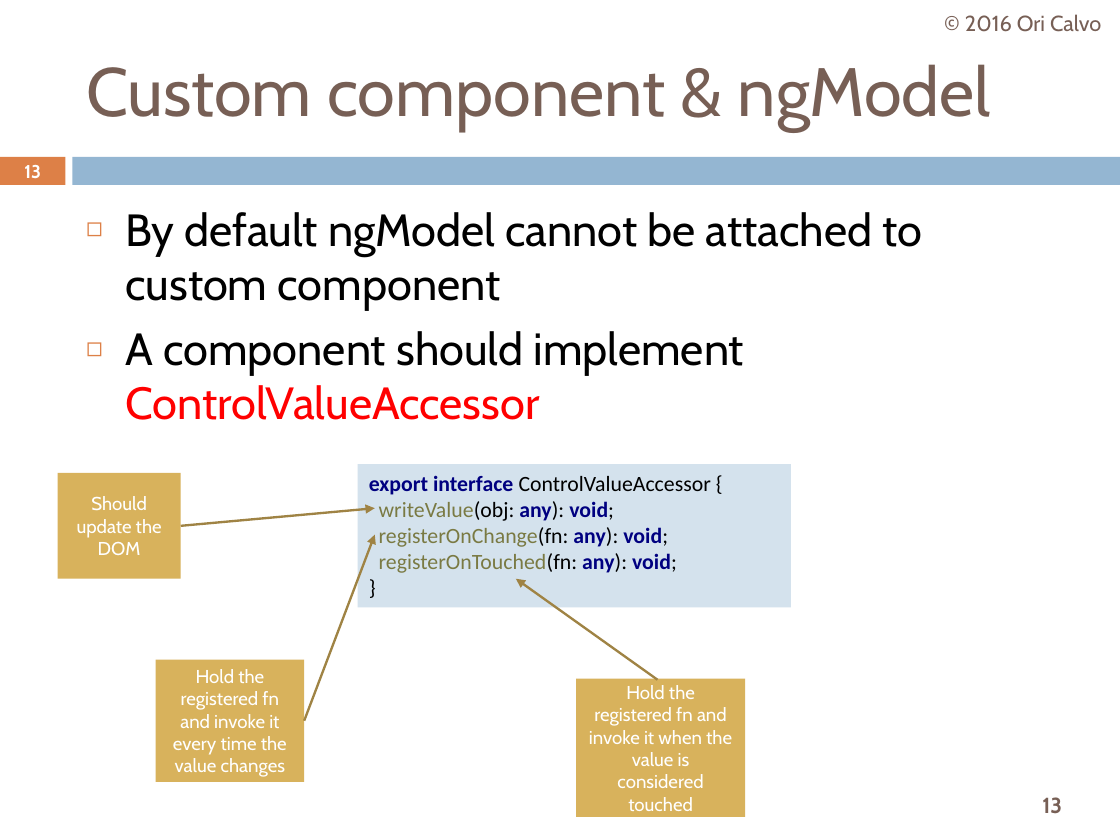
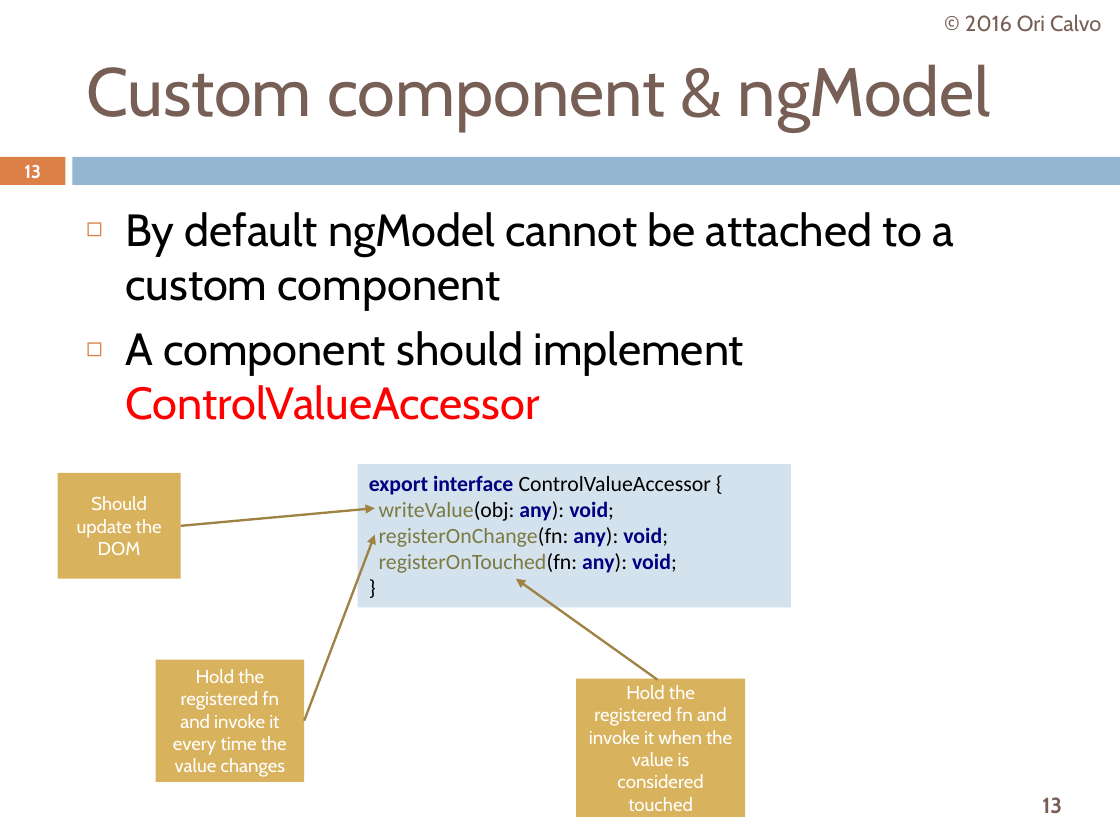
Before and after one commit to oricalvo/course-angular, a slide deck: slide 13 of PPTs/08 Forms.pptx. Drawn at 1120x840 pixels with LibreOffice and Linux fonts; fonts in the diff are those of the drawing. Boxes give left, top, right and bottom in pixels: in the first picture for what was removed or moved away, otherwise in the second. Text is boxed around its words. In the diff, an @@ line names an element or a change of style, - is before the commit and + after.

```diff
--- a/PPTs/08 Forms.pptx
+++ b/PPTs/08 Forms.pptx
@@ text at box(125, 212, 954, 311): text changed @@
-◻ By default ngModel cannot be attached to custom component
+◻ By default ngModel cannot be attached to a custom component
```
Also in this commit, not shown: 10 other slides changed, 1 slide added, 2 other files.
